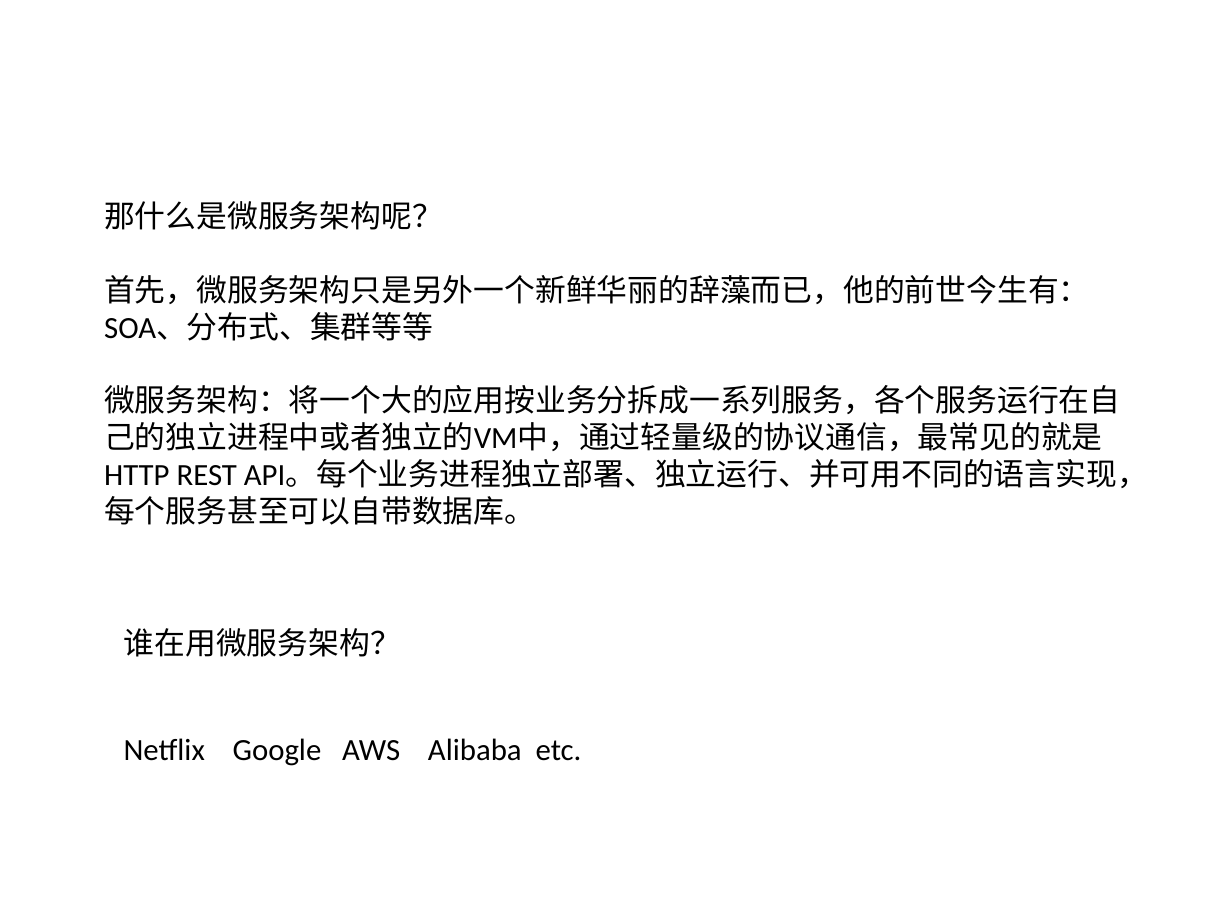
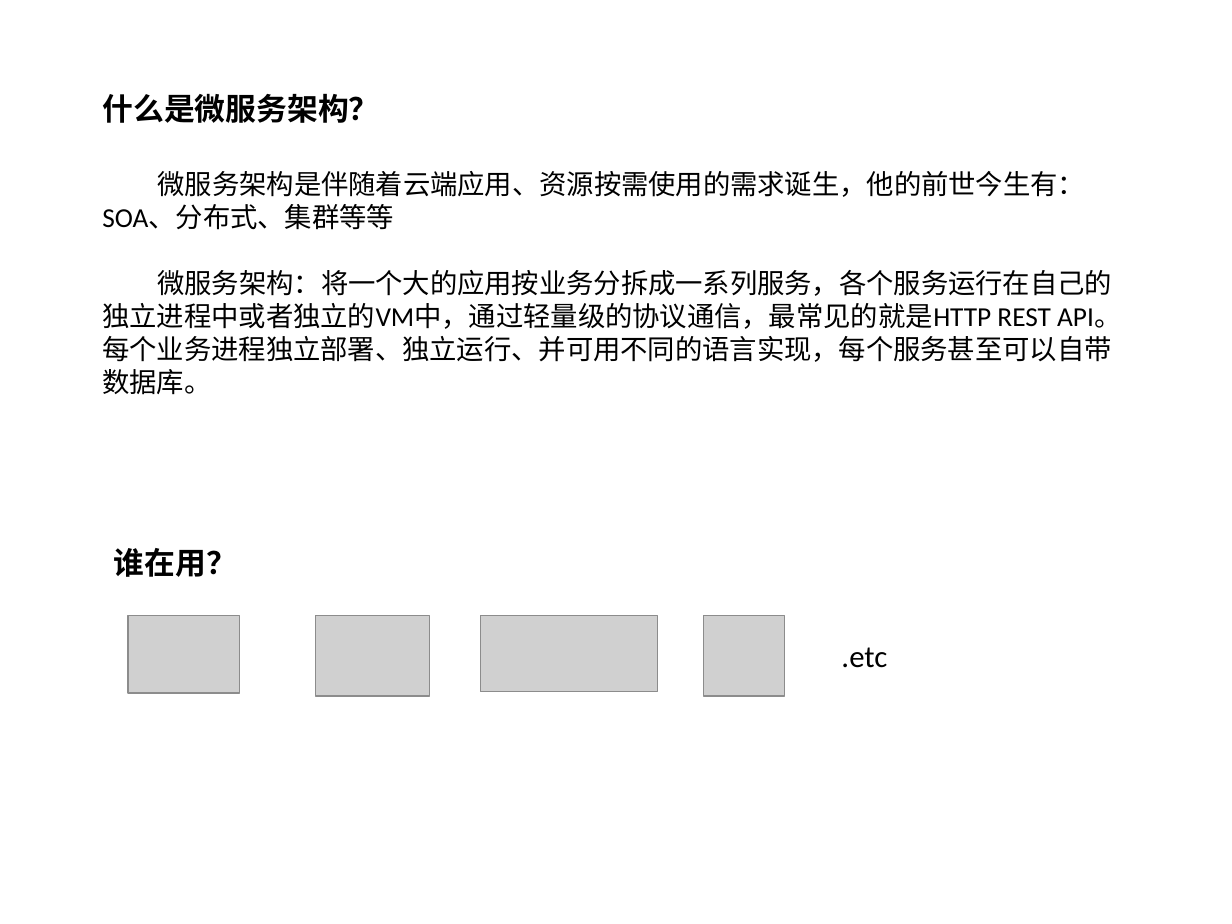
Before and after one commit to titilink/titilink-doc, a slide deck: slide 6 of docs/微服务架构.pptx (slide 4 before the commit). Drawn at 1232x924 pixels with LibreOffice and Linux fonts; fonts in the diff are those of the drawing; grey boxes stand for pictures; background and template pictures are left out. Boxes give left, top, right and bottom in pixels: in the first picture for what was removed or moved away, otherwise in the second. Text is boxed around its words. In the diff, an @@ line names an element or a change of style, - is before the commit and + after.

```diff
--- a/docs/微服务架构.pptx
+++ b/docs/微服务架构.pptx
@@ text "什么是微服务架构？": place and size @@
-text "什么是微服务架构？" at <box>104,201,1148,525</box>
+text "什么是微服务架构？" at <box>102,93,1121,395</box>
@@ text at <box>102,93,1085,230</box>: text changed; size 18 to 16 pt @@
-那什么是微服务架构呢？
-首先，微服务架构只是另外一个新鲜华丽的辞藻而已，他的前世今生有：SOA、分布式、集群等等
+什么是微服务架构？
+微服务架构是伴随着云端应用、资源按需使用的需求诞生，他的前世今生有：SOA、分布式、集群等等
@@ text at <box>102,270,1121,395</box>: size 18 to 16 pt in "微服务架构：将一个大的应用按业务分拆成一系列服务，各个服务运行在自己的独立进程中或者独立的VM中，通过轻量级的协议通信， ..." @@
@@ text at <box>114,548,237,577</box>: text changed; bold on @@
-谁在用微服务架构？
+谁在用？
@@ picture added at <box>128,616,239,694</box> @@
@@ picture added at <box>315,616,430,696</box> @@
@@ picture added at <box>480,616,658,692</box> @@
@@ picture added at <box>703,616,785,696</box> @@
@@ text added at <box>841,647,887,668</box>, 18 pt, text #000000 @@
+.etc
@@ text removed at <box>124,738,582,766</box> @@
-Netflix Google AWS Alibaba etc.
```
Also in this commit, not shown: 5 other slides changed, 7 slides added, 3 other files.
